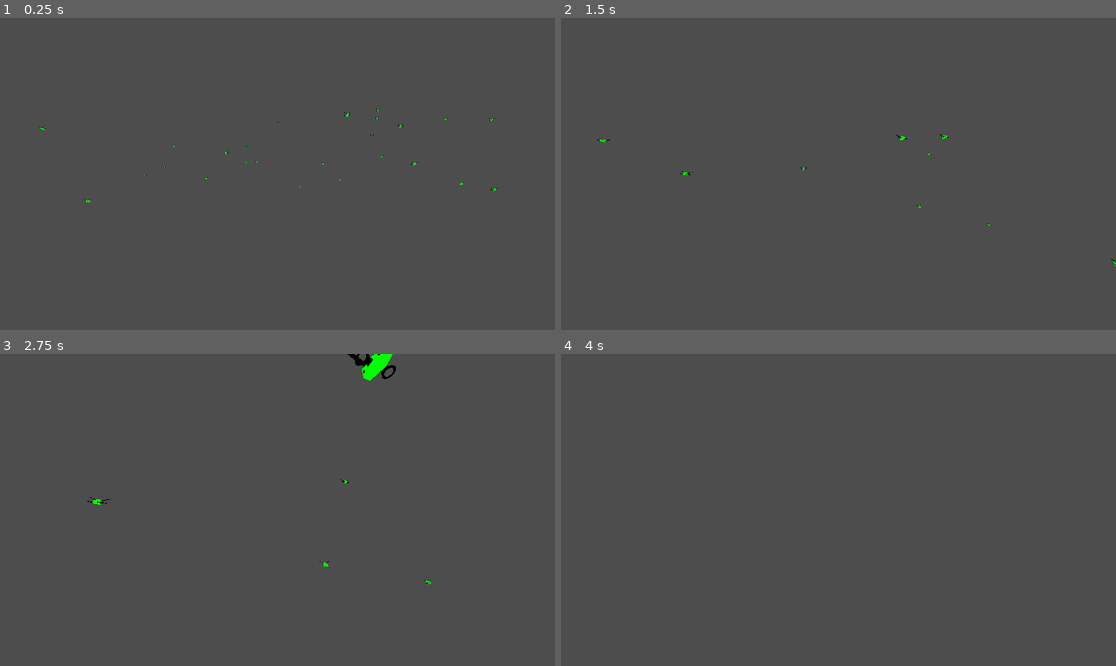
Above: before the commit, frames 1-4 (two rows, left to right).
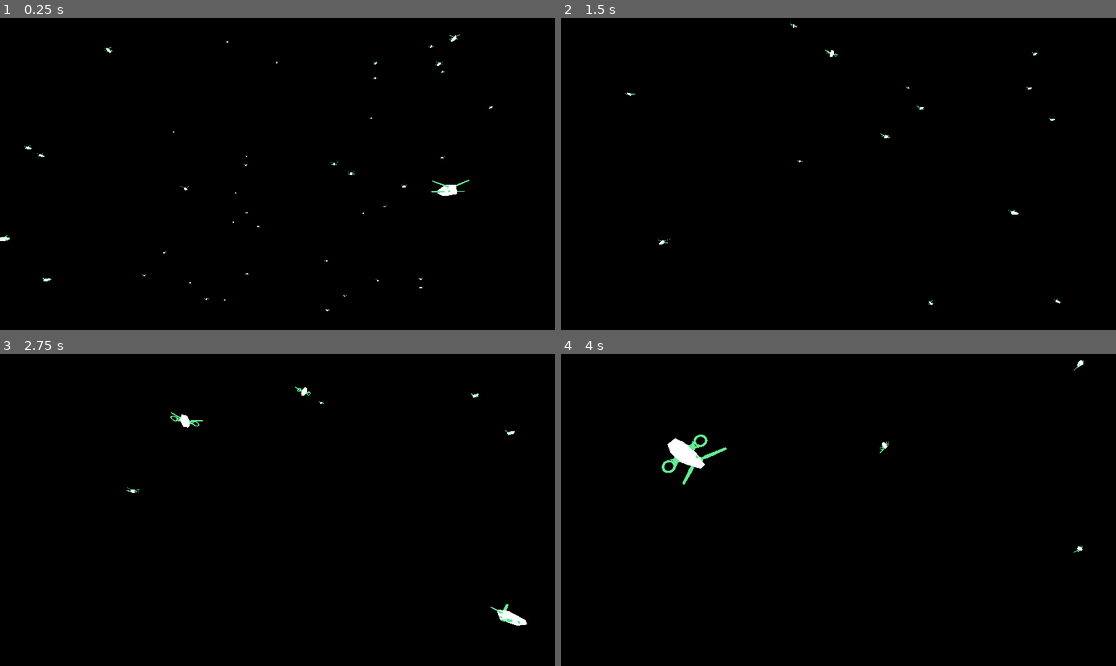
Above: after the commit, the same moments.

Repository: AnasFd/autonomous-drones
Game: Godot game, scene res://main.tscn
The game is run twice, just before and just after one commit, with the same random seed, the same clock (stepped at 60 frames per second) and the same inputs.
Inputs (mouse positions are in pixels of both pictures, inside the frame that each line leads up to):
- Up to frame 1 (0.25 s): no input
- Up to frame 2 (1.5 s): move the mouse to (960, 158) at 0.52 s; press the mouse at (960, 158) at 0.53 s; hold D (move_right) 0.53-1.28 s; move the mouse to (810, 174) at 1.27 s; release the mouse at (810, 174) at 1.28 s; hold W (move_forward) from 1.28 s (still down); click (810, 174) at 1.35 s
- Up to frame 3 (2.75 s): move the mouse to (333, 441) at 2.02 s; release W (move_forward) at 2.03 s; press the mouse at (333, 441) at 2.03 s; hold D (move_right) from 2.03 s (still down)
- Up to frame 4 (4 s): move the mouse to (832, 516) at 2.77 s; release D (move_right) at 2.78 s; release the mouse at (832, 516) at 2.78 s; hold W (move_forward) 2.78-3.53 s; click (832, 516) at 2.85 s; move the mouse to (1005, 556) at 3.52 s; press the mouse at (1005, 556) at 3.53 s; hold A (move_left) from 3.53 s (still down)

The runs differ from the first frame. In frame 1, 100% of the frame differs, in the area x 0-100%, y 0-100%; in frame 2, 100%; in frame 3, 100%; in frame 4, 100%.

Commit message:
Retouches

Diff:
--- a/main.tscn
+++ b/main.tscn
@@ -1,24 +1,31 @@
-[gd_scene load_steps=4 format=3 uid="uid://cvwwdtd1s2scv"]
+[gd_scene load_steps=6 format=3 uid="uid://cvwwdtd1s2scv"]
 
 [ext_resource type="Script" path="res://scripts/main.gd" id="1_2vu3p"]
 [ext_resource type="Script" path="res://scripts/camera_3d.gd" id="2_vulxn"]
-[ext_resource type="PackedScene" uid="uid://d3uca6x2hwlhy" path="res://scenes/floor.tscn" id="3_pad2v"]
+
+[sub_resource type="PanoramaSkyMaterial" id="PanoramaSkyMaterial_0jyi4"]
+
+[sub_resource type="Sky" id="Sky_ytwrv"]
+sky_material = SubResource("PanoramaSkyMaterial_0jyi4")
+
+[sub_resource type="Environment" id="Environment_ydgqg"]
+background_mode = 2
+sky = SubResource("Sky_ytwrv")
+ambient_light_source = 2
+ambient_light_color = Color(0.932802, 0.83954, 0.909678, 1)
+ambient_light_energy = 7.93
 
 [node name="Main" type="Node3D"]
 transform = Transform3D(1, 0, 0, 0, 1, 0, 0, 0, 1, 0, 0.422262, 0)
 script = ExtResource("1_2vu3p")
+
+[node name="WorldEnvironment" type="WorldEnvironment" parent="."]
+environment = SubResource("Environment_ydgqg")
 
 [node name="Camera3D" type="Camera3D" parent="."]
 transform = Transform3D(0.997053, 0.0277255, 0.0715275, -0.0245938, 0.998716, -0.0442976, -0.0726638, 0.042408, 0.996454, -2.4433, 7.45848, 24.0994)
 fov = 87.2099
 script = ExtResource("2_vulxn")
 
-[node name="DirectionalLight3D" type="DirectionalLight3D" parent="."]
-transform = Transform3D(1, 0, 0, 0, -0.0187612, 0.999824, 0, -0.999824, -0.0187612, 0, 10.1622, 0)
-visible = false
-
 [node name="Drones" type="Node3D" parent="."]
 transform = Transform3D(1, 0, 0, 0, 1, 0, 0, 0, 1, 0, 0, 12.4401)
-
-[node name="Floor" parent="." instance=ExtResource("3_pad2v")]
-visible = false
--- a/scenes/drone.tscn
+++ b/scenes/drone.tscn
@@ -15,7 +15,6 @@
 script = ExtResource("1_6hl57")
 
 [node name="MODEL_DRONE1" parent="." instance=ExtResource("1_se17h")]
-metadata/_edit_lock_ = true
 
 [node name="CollisionShape3D" type="CollisionShape3D" parent="."]
 transform = Transform3D(1, 0, 0, 0, 1, 0, 0, 0, 1, -0.00160408, 0.279144, 0)
--- a/scenes/floor.tscn
+++ /dev/null
@@ -1,22 +0,0 @@
-[gd_scene load_steps=4 format=3 uid="uid://d3uca6x2hwlhy"]
-
-[sub_resource type="HeightMapShape3D" id="HeightMapShape3D_piif3"]
-
-[sub_resource type="QuadMesh" id="QuadMesh_fhwvl"]
-
-[sub_resource type="StandardMaterial3D" id="StandardMaterial3D_v431a"]
-albedo_color = Color(0.528896, 0.289282, 0.149465, 1)
-
-[node name="Sol" type="StaticBody3D"]
-transform = Transform3D(1, 0, 0, 0, 1, 0, 0, 0, 1, 0, -0.806706, 0)
-collision_layer = 4
-collision_mask = 4
-
-[node name="CollisionShape3D" type="CollisionShape3D" parent="."]
-transform = Transform3D(50, 0, 0, 0, 50, 0, 0, 0, 50, 0, 0, 0)
-shape = SubResource("HeightMapShape3D_piif3")
-
-[node name="MeshInstance3D" type="MeshInstance3D" parent="."]
-transform = Transform3D(50, 0, 0, 0, -2.18557e-06, 50, 0, -50, -2.18557e-06, 0, 0, 0)
-mesh = SubResource("QuadMesh_fhwvl")
-surface_material_override/0 = SubResource("StandardMaterial3D_v431a")
--- a/scenes/model_drone_1.tscn
+++ b/scenes/model_drone_1.tscn
@@ -11,8 +11,8 @@
 vertex_color_use_as_albedo = true
 albedo_color = Color(0.721569, 0.164706, 0.0941176, 1)
 emission_enabled = true
-emission = Color(0, 0.756863, 0, 1)
-emission_energy_multiplier = 4.54
+emission = Color(7.12335e-06, 0.962004, 0.797125, 1)
+emission_energy_multiplier = 16.0
 backlight = Color(0.901662, 0.00014805, 0.753818, 1)
 backlight_texture = SubResource("CanvasTexture_73kba")
 
--- a/scripts/drone.gd
+++ b/scripts/drone.gd
@@ -1,22 +1,23 @@
 extends RigidBody3D
 
-@export var base_min_distance: float = 10.0
-@export var speed: float = 5.0
-#@export var attraction_strength: float = 1.0 * speed
-#@export var repulsion_strength: float = 2.0
+@export var speed: float = 3.0
+@export var attraction_strength: float = 1.0 * speed
+@export var repulsion_strength: float = 1.0
 
 enum State { MOVE, AVOID_OBSTACLES }
 var current_state: State = State.MOVE
 var all_drones: Array
 var sphere_center: Vector3
 var sphere_radius: float
+var base_min_distance: float
 
 # Function to initialize shared parameters from main.gd
-func initialize(center: Vector3, radius: float, drones: Array) -> void:
+func initialize(center: Vector3, radius: float, drones: Array, bmd: float) -> void:
 	# Each drone should know these values
 	sphere_center = center
 	sphere_radius = radius
 	all_drones = drones
+	base_min_distance = bmd
 
 	# Collision properties
 	self.contact_monitor = true
@@ -33,7 +34,7 @@
 	current_state = new_state
 
 # Execute behavior based on the current state
-func perform_behavior(_delta):
+func perform_behavior(_delta) -> void:
 	match current_state:
 		State.MOVE:
 			move_to_center()
@@ -41,7 +42,7 @@
 			avoid_obstacles()
 
 # MOVE State: Move towards the sphere center until aligning with radius
-func move_to_center():
+func move_to_center() -> void:
 	var movement = calculate_attraction_force()
 	var avoidance = calculate_avoidance_force()
 	apply_central_force((movement + avoidance) * speed)
@@ -50,7 +51,8 @@
 		update_state(State.AVOID_OBSTACLES)
 
 # AVOID_OBSTACLES State: Adjust position to avoid collision with other drones
-func avoid_obstacles():
+func avoid_obstacles() -> void:
+	print("avoid obstacles")
 	var avoidance_force = calculate_avoidance_force()
 	apply_central_force(avoidance_force)
 
@@ -87,8 +89,7 @@
 				var repulsion_direction = (global_transform.origin - drone.global_transform.origin).normalized()
 
 				# Calculate a strong repulsion magnitude that increases as drones get closer
-				# var repulsion_magnitude = repulsion_strength * (min_distance - distance_to_drone) / min_distance
-				var repulsion_magnitude = (min_distance - distance_to_drone) / min_distance
+				var repulsion_magnitude = repulsion_strength * (min_distance - distance_to_drone) / min_distance
 				avoidance_force += repulsion_direction * repulsion_magnitude
 
 	return avoidance_force
@@ -98,4 +99,3 @@
 	print("collision happened")
 	all_drones.erase(body)
 	queue_free()
-	# pass # Replace with function body.
--- a/scripts/main.gd
+++ b/scripts/main.gd
@@ -5,36 +5,43 @@
 @onready var drone_container = $Drones
 @export var area_size: float = 100.0
 @export var sphere_center: Vector3 = Vector3(0, 0, 0)
-@export var num_drones: int = 48
-@export var sphere_radius: float = 20.0
+@export var sphere_radius: float = 40.0 # 40/15 (performance) 40/10 awesome view
+@export var base_min_distance: float = 15
 
-enum State { MOVE, AVOID_OBSTACLES, IDLE }
+enum State { MOVE, AVOID_OBSTACLES }
 var global_state: State = State.MOVE
 var all_drones = []
+var num_drones: int
 
 func _ready():
+	num_drones = drones_per_radius(sphere_radius, base_min_distance)
+	print(num_drones)
 	spawn_drones(num_drones)
 	for drone in all_drones:
-		drone.initialize(sphere_center, sphere_radius, all_drones)
+		drone.initialize(sphere_center, sphere_radius, all_drones, base_min_distance)
 
 func _process(delta):
 	update_states(delta)
 
-func spawn_drones(count: int):
+func spawn_drones(count: int) -> void:
 	for i in range(count):
 		var new_drone = DroneScene.instantiate()
 		drone_container.add_child(new_drone)
 
 		var random_position = Vector3(
 			randf_range(-area_size, area_size),
-			randf_range(1, area_size / 2),
+			randf_range(-area_size, area_size),
 			randf_range(-area_size, area_size)
 		)
 		new_drone.global_transform.origin = random_position
 		all_drones.append(new_drone)
 
 # Centralized state update logic for all drones
-func update_states(delta):
+func update_states(delta) -> void:
 	for drone in all_drones:
 		drone.update_state(global_state)
 		drone.perform_behavior(delta)
+
+func drones_per_radius(radius: float, bmd: float) -> int:
+	@warning_ignore("narrowing_conversion")
+	return (8 * pow(radius,3) * 0.75) / (pow(bmd,3))
